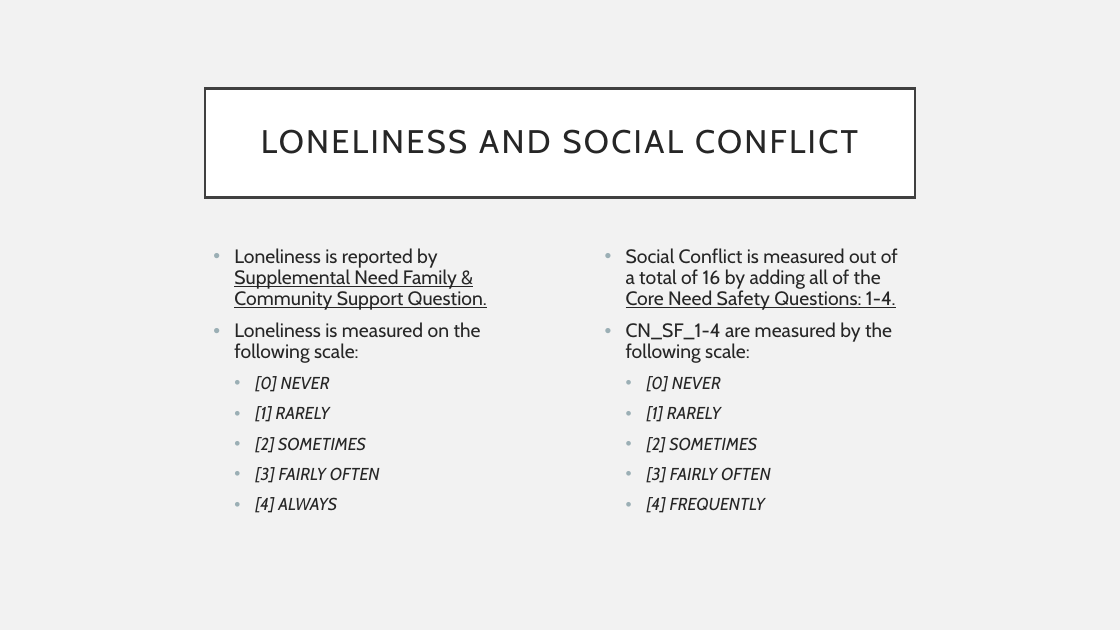
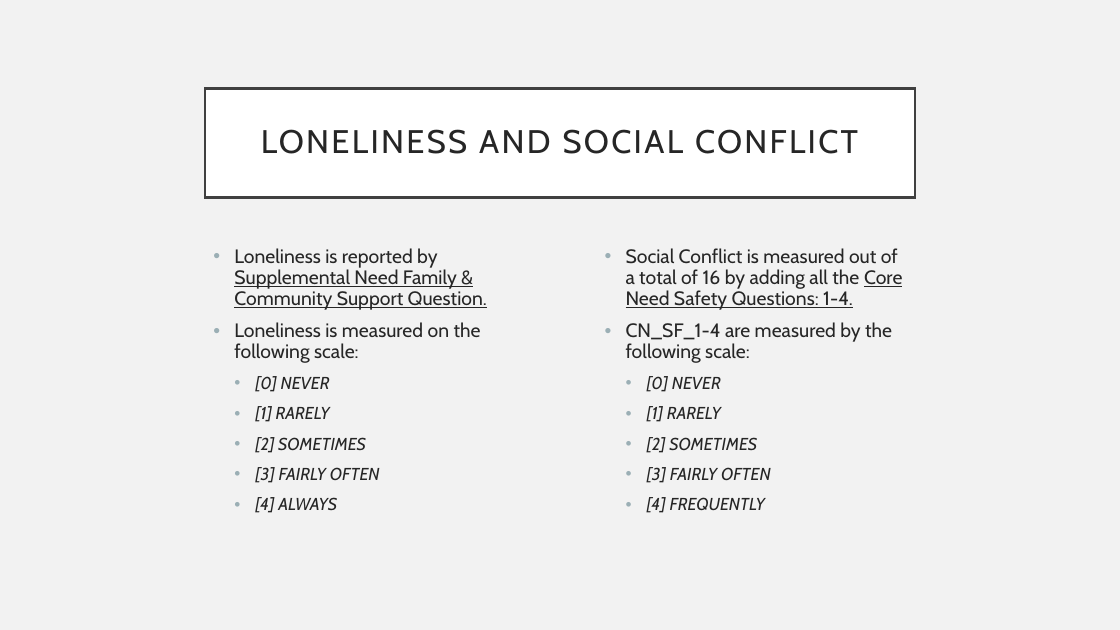
Before and after one commit to kurtisbu/Mesa-County-Data, a slide deck: slide 5 of Intrerview Presentation.pptx. Drawn at 1120x630 pixels with LibreOffice and Linux fonts; fonts in the diff are those of the drawing. Boxes give left, top, right and bottom in pixels: in the first picture for what was removed or moved away, otherwise in the second. Text is boxed around its words. In the diff, an @@ line names an element or a change of style, - is before the commit and + after.

Commit message:
presentation final

```diff
--- a/Intrerview Presentation.pptx
+++ b/Intrerview Presentation.pptx
@@ text at box(626, 248, 902, 310): text changed @@
-• Social Conflict is measured out of a total of 16 by adding all of the Core Need Safety Questions: 1-4.
+• Social Conflict is measured out of a total of 16 by adding all the Core Need Safety Questions: 1-4.
```
Also in this commit, not shown: 2 other slides changed, 1 other file.
